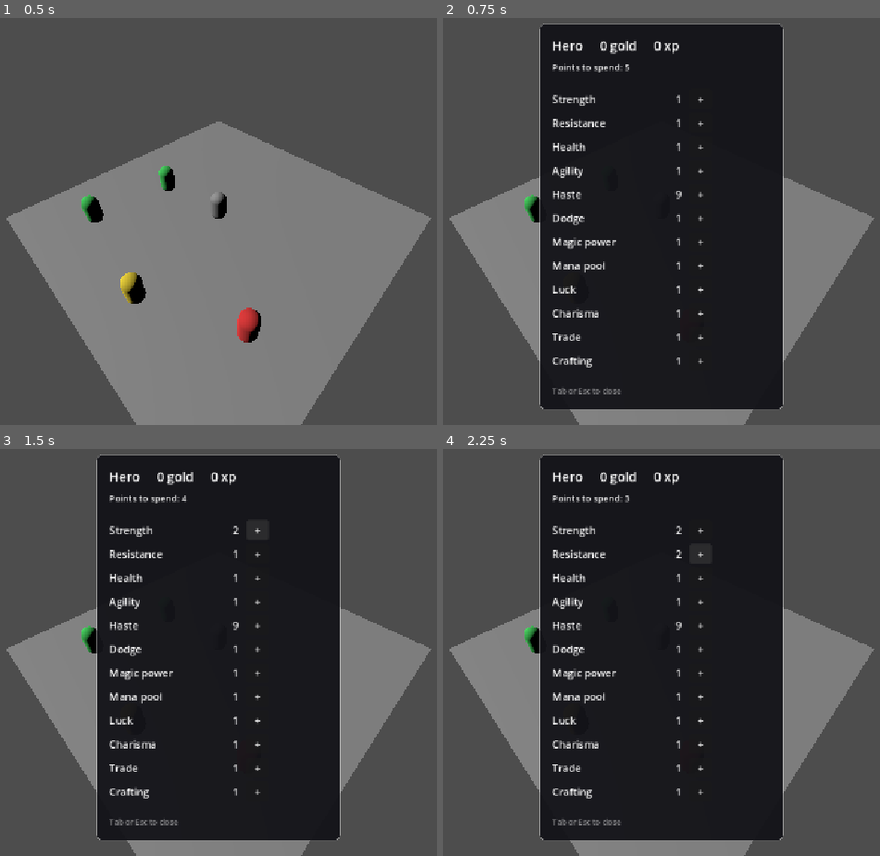
Above: before the commit, frames 1-4 (two rows, left to right).
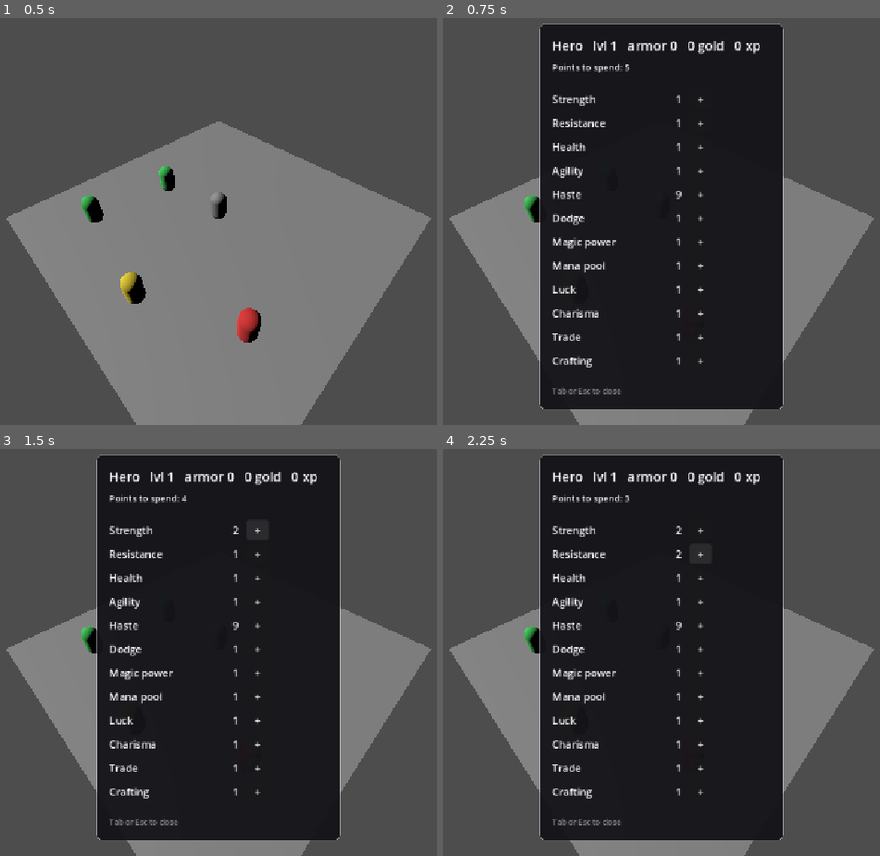
Above: after the commit, the same moments.

Repository: nikiyyy/the-big-bounty
Game: Godot game, scene res://scenes/main.tscn
The game is run twice, just before and just after one commit, with the same random seed, the same clock (stepped at 60 frames per second) and the same inputs.
Inputs (mouse positions are in pixels of both pictures, inside the frame that each line leads up to):
- Up to frame 1 (0.5 s): no input
- Up to frame 2 (0.75 s): tap Enter at 0.5 s; move the mouse to (823, 197) at 0.52 s; hold D from 0.53 s (still down); tap Tab at 0.6 s; click (823, 197) at 0.67 s
- Up to frame 3 (1.5 s): release D at 1.25 s; click "+" at 1.25 s
- Up to frame 4 (2.25 s): click "+" at 2 s

Frame 1 is identical in both runs. In frame 2, 0.6% of the frame differs, in the area x 34-73%, y 5-9%; in frame 3, 0.6%; in frame 4, 0.6%.

Commit message:
added armour and level

Diff:
--- a/Scripts/battle_map.gd
+++ b/Scripts/battle_map.gd
@@ -312,6 +312,8 @@
 	unit.global_position = hex_to_world(at.x, at.y)
 	unit.display_name = data.get("display_name", "Unit")
 	unit.faction = data.get("faction", NPC.Faction.ENEMY)
+	unit.level = data.get("level", 1)
+	unit.base_armor = data.get("base_armor", 0)
 	if data.get("stats") != null:
 		unit.stats = data["stats"].duplicate()
 		unit.current_health = unit.max_health()
--- a/Scripts/character_sheet.gd
+++ b/Scripts/character_sheet.gd
@@ -127,8 +127,10 @@
 	var who: String = player.display_name if "display_name" in player else "Hero"
 	var gold: int = player.gold if "gold" in player else 0
 	var xp: int = player.xp if "xp" in player else 0
+	var level: int = player.level if "level" in player else 1
+	var armor: int = player.armor() if player.has_method("armor") else 0
 
-	_header.text = "%s     %d gold     %d xp" % [who, gold, xp]
+	_header.text = "%s   lvl %d   armor %d   %d gold   %d xp" % [who, level, armor, gold, xp]
 	_points_label.text = "Points to spend: %d" % stats.available_points
 
 	for stat_name in Stats.NAMES:
--- a/Scripts/npc.gd
+++ b/Scripts/npc.gd
@@ -25,6 +25,8 @@
 @export var stop_buffer: float = 0.8
 @export var stats: Stats
 @export var ai: CombatAI
+@export var level: int = 1
+@export var base_armor: int = 0
 
 var follow_target: Node3D = null
 var _walking: bool = false
@@ -118,6 +120,8 @@
 		"faction": faction,
 		"stats": stats,
 		"ai": ai,
+		"level": level,
+		"base_armor": base_armor,
 	}
 
 func save_state() -> Dictionary:
@@ -150,6 +154,9 @@
 		walk_finished.emit()
 	else:
 		_walk_target = _walk_queue.pop_front()
+
+func armor() -> int:
+	return base_armor
 
 #health stuff
 signal health_changed(current: int, maximum: int)
--- a/Scripts/player.gd
+++ b/Scripts/player.gd
@@ -5,6 +5,7 @@
 signal died
 signal gold_changed(amount: int)
 signal xp_changed(amount: int)
+signal armor_changed(value: int)
 
 @export var speed: float = 5.0
 @export var interaction_range: float = 2.0
@@ -12,6 +13,8 @@
 @export var display_name: String = "Hero"
 @export var gold: int = 0
 @export var xp: int = 0
+@export var level: int = 1
+@export var base_armor: int = 0
 
 var target_position: Vector3
 var interaction_target = null
@@ -180,6 +183,8 @@
 		"health": current_health,
 		"gold": gold,
 		"xp": xp,
+		"level": level,
+		"base_armor": base_armor,
 	}
 
 func load_state(data: Dictionary) -> void:
@@ -193,6 +198,22 @@
 	health_changed.emit(current_health, max_health())
 	gold_changed.emit(gold)
 	xp_changed.emit(xp)
+	level = data.get("level", 1)
+	base_armor = data.get("base_armor", 0)
+	armor_changed.emit(armor())
+
+## Total armor: innate plus whatever equipment adds. Equipment slots plug in here.
+func armor() -> int:
+	return base_armor + equipment_armor()
+
+
+func equipment_armor() -> int:
+	return 0          # replaced when inventory lands
+
+
+func add_armor(amount: int) -> void:
+	base_armor = maxi(0, base_armor + amount)
+	armor_changed.emit(armor())
 
 # ---------------------------------------------------------------- health
 
--- a/scenes/npc.tscn
+++ b/scenes/npc.tscn
@@ -19,6 +19,8 @@
 [node name="NPC" type="CharacterBody3D" unique_id=905665313]
 script = ExtResource("1_ideak")
 stats = SubResource("Resource_rv78h")
+level = null
+base_armor = null
 
 [node name="MeshInstance3D" type="MeshInstance3D" parent="." unique_id=929921361]
 transform = Transform3D(1, 0, 0, 0, 1, 0, 0, 0, 1, 0, 1, 0)
